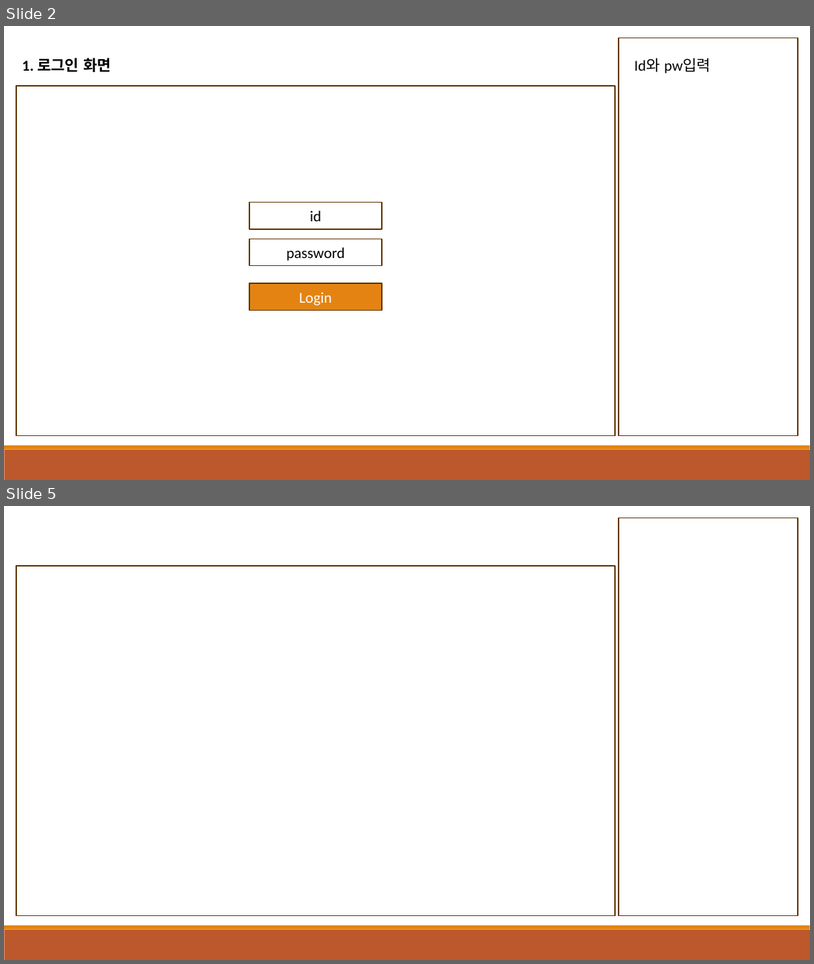
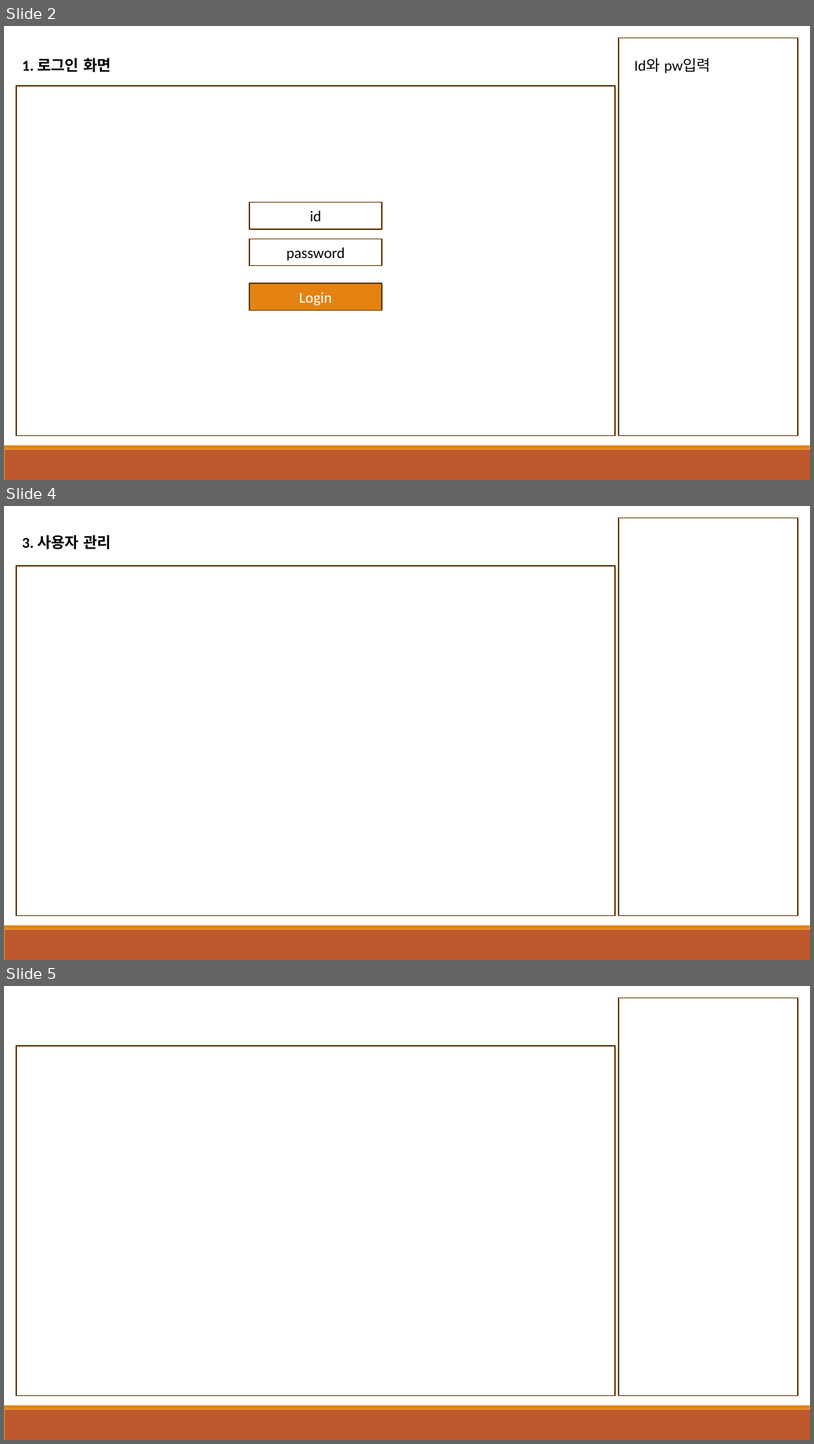
Before and after one commit to msj-0709/hush-project, a slide deck: 화면 설계.pptx. Shown one above the other, each under a label of ours: slides 2 and 5 before the commit, slides 2, 4 and 5 after it; the slides between them are not shown. The pictures are 814x964 and 814x1444 pixels, drawn with LibreOffice and Linux fonts; fonts in the diff are those of the drawing. Boxes give left, top, right and bottom in pixels: in the first picture for what was removed or moved away, otherwise in the second. Text is boxed around its words. In the diff, an @@ line names an element or a change of style, - is before the commit and + after.

```diff
--- a/화면 설계.pptx
+++ b/화면 설계.pptx
@@ slide 4 added at <box>4,506,810,960</box>, background #FFFFFF; not listed: 2 template elements that a slide beside it also shows @@
@@ rectangle added at <box>619,518,798,916</box>, outline #643908 1.25 pt @@
@@ text added at <box>22,535,111,549</box>, 18 pt, text #000000, bold @@
+3. 사용자 관리
@@ rectangle added at <box>16,566,615,916</box>, outline #643908 1.25 pt @@
```
Also in this commit, not shown: 1 other slide added, 2 slides removed.
